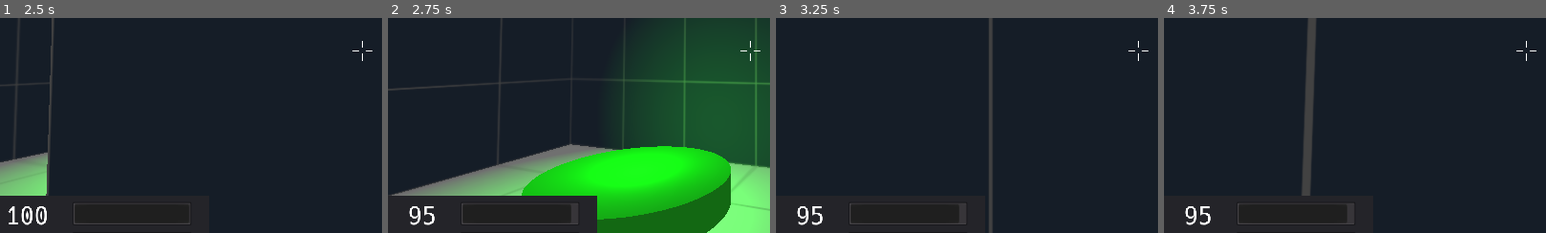
Above: before the commit, frames 1-4 (left to right).
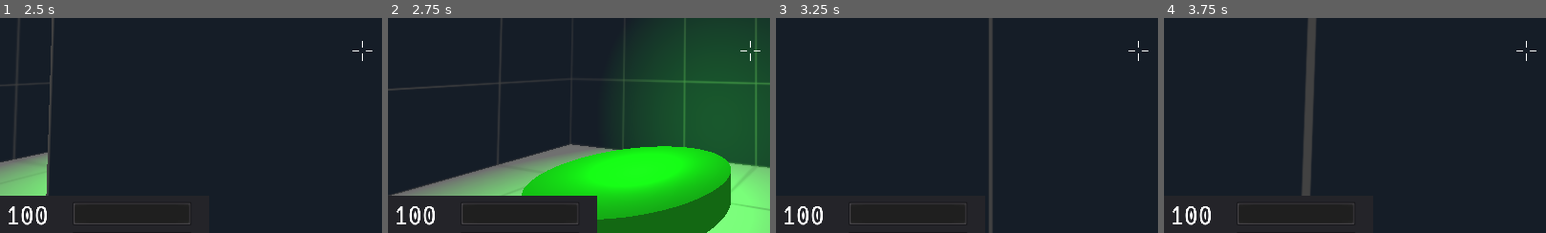
Above: after the commit, the same moments.

Repository: duckinator/keress
Game: Godot game, scene res://levels/Level_002.tscn
Two runs of this game, one before a commit and one after it. Both use one fixed random seed, a clock stepped at 60 frames per second and the inputs below. This scene is started directly instead of the project's main scene.
Inputs (mouse positions are % of the whole screen's width and height, from its top left):
- Up to frame 1 (2.5 s): tap Enter at 0.5 s; move the mouse to (49, 52) at 0.52 s; press the mouse at (49, 52) at 0.53 s; hold W (movement_forward) from 0.53 s (still down); tap Space (movement_jump) at 0.77, 1.52 s; move the mouse to (57, 51) at 1.27 s; release the mouse at (57, 51) at 1.28 s; right-click (57, 51) at 1.35 s; move the mouse to (42, 49) at 2.02 s; tap Tab (quick_switch_item) at 2.1 s
- Up to frame 2 (2.75 s): keep holding W (movement_forward)
- Up to frame 3 (3.25 s): move the mouse to (51, 50) at 2.77 s; release W (movement_forward) at 2.78 s; hold A (movement_left) from 2.78 s (still down); tap 1 at 2.85 s; tap Space (movement_jump) at 3.02 s
- Up to frame 4 (3.75 s): move the mouse to (46, 48) at 3.52 s; release A (movement_left) at 3.53 s; hold W (movement_forward) from 3.53 s (still down); hold 2 from 3.53 s (still down)
The pictures show only the part of the screen within x 2-52%, y 42-92%; the shares and areas given below are measured in that part.

Frame 1 is identical in both runs. In frame 2, 0.4% of the frame differs, in the area x 2-50%, y 87-97%; in frame 3, 0.4%; in frame 4, 0.4%.

Commit message:
disable fall damage

Diff:
--- a/src/player/Player.gd
+++ b/src/player/Player.gd
@@ -1,6 +1,6 @@
 extends KinematicBody
 
-var fall_damage_enabled = true
+var fall_damage_enabled = false
 
 const MASS = 100
 
